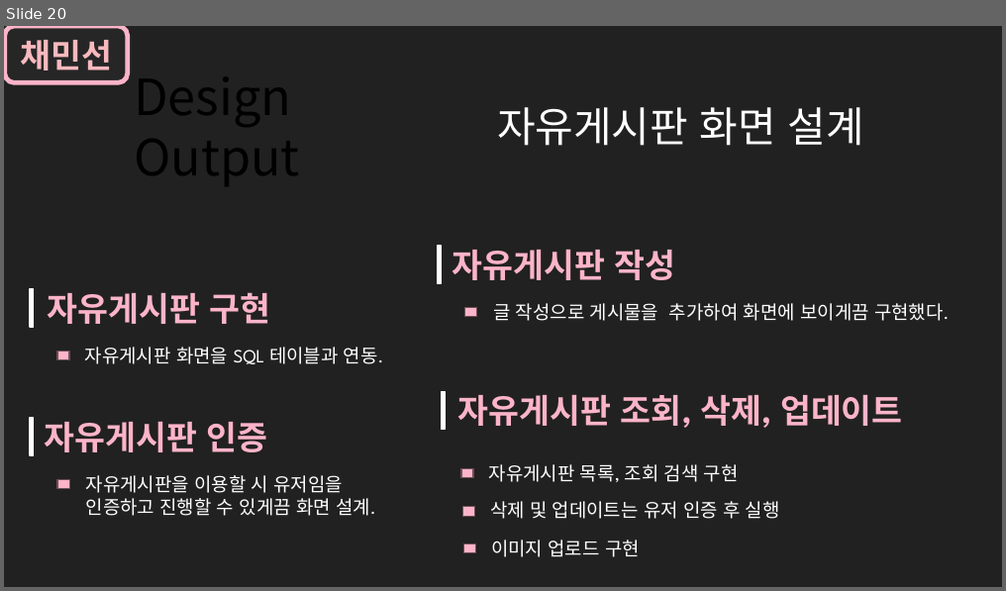
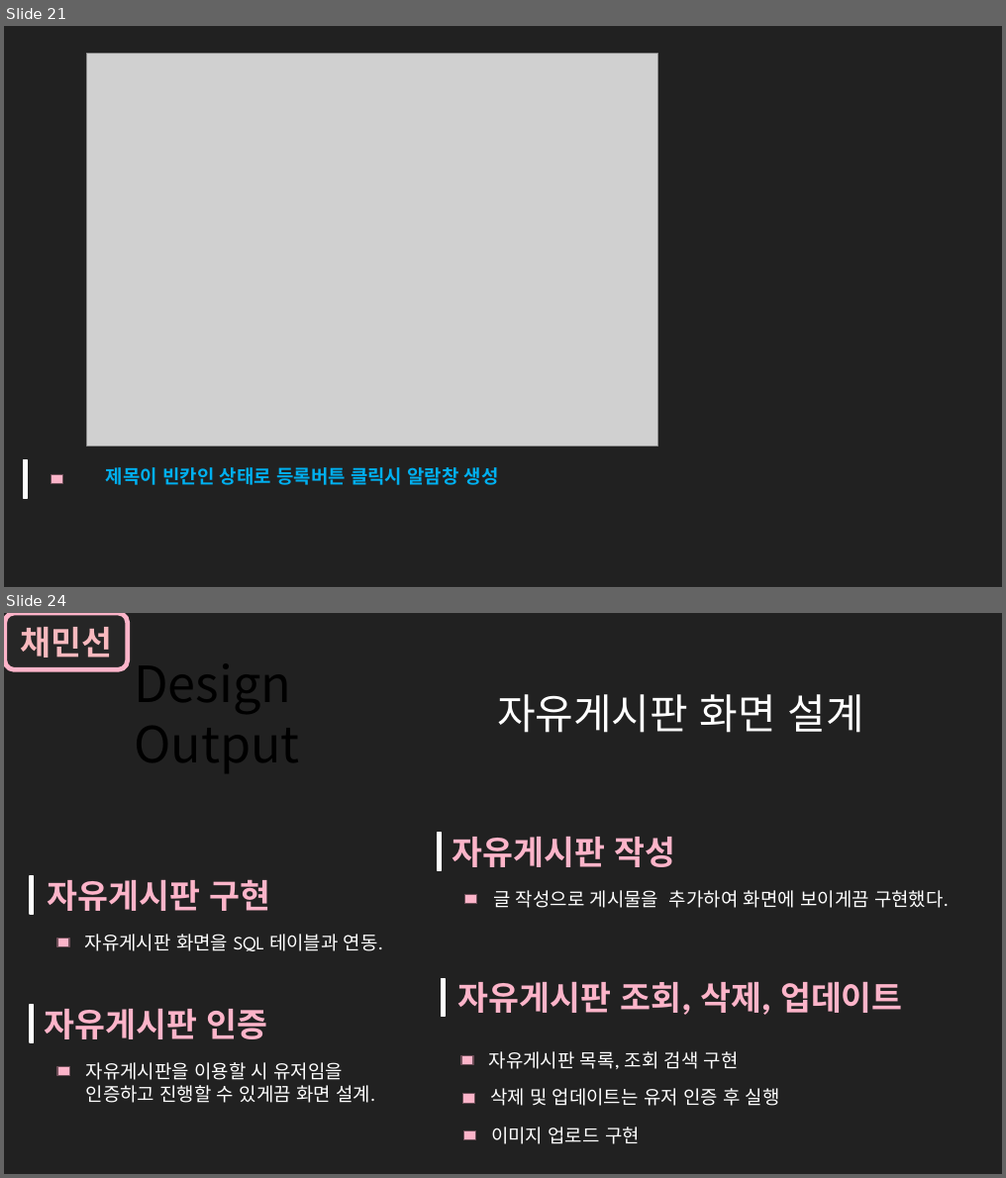
Before and after one commit to Yeonsu1027/router_animal, a slide deck: animal_dbms/반려동물백서발표용.pptx. Shown one above the other, each under a label of ours: slide 20 before the commit, slides 21 and 24 after it; the slides between them are not shown. The pictures are 1006x591 and 1006x1178 pixels, drawn with LibreOffice and Linux fonts; fonts in the diff are those of the drawing; grey boxes stand for pictures; background and template pictures are left out. Boxes give left, top, right and bottom in pixels: in the first picture for what was removed or moved away, otherwise in the second. Text is boxed around its words. In the diff, an @@ line names an element or a change of style, - is before the commit and + after.

```diff
--- a/animal_dbms/반려동물백서발표용.pptx
+++ b/animal_dbms/반려동물백서발표용.pptx
@@ slide 21 added at (4,26,1002,587), background #212121 @@
@@ picture added at (87,54,658,446) @@
@@ rectangle added at (24,461,27,498), fill #FFFFFF, outline #FFFFFF 1.25 pt @@
@@ text added at (106,468,499,485), 18 pt, text #00B0F0, bold @@
+제목이 빈칸인 상태로 등록버튼 클릭시 알람창 생성
@@ rectangle added at (52,475,63,484), fill #FCB4C9, outline #6E4F58 1.25 pt @@
@@ what was slide 20 is now slide 24 @@
```
Also in this commit, not shown: 1 slide changed, 5 other slides added, 2 slides removed, 11 other files.
